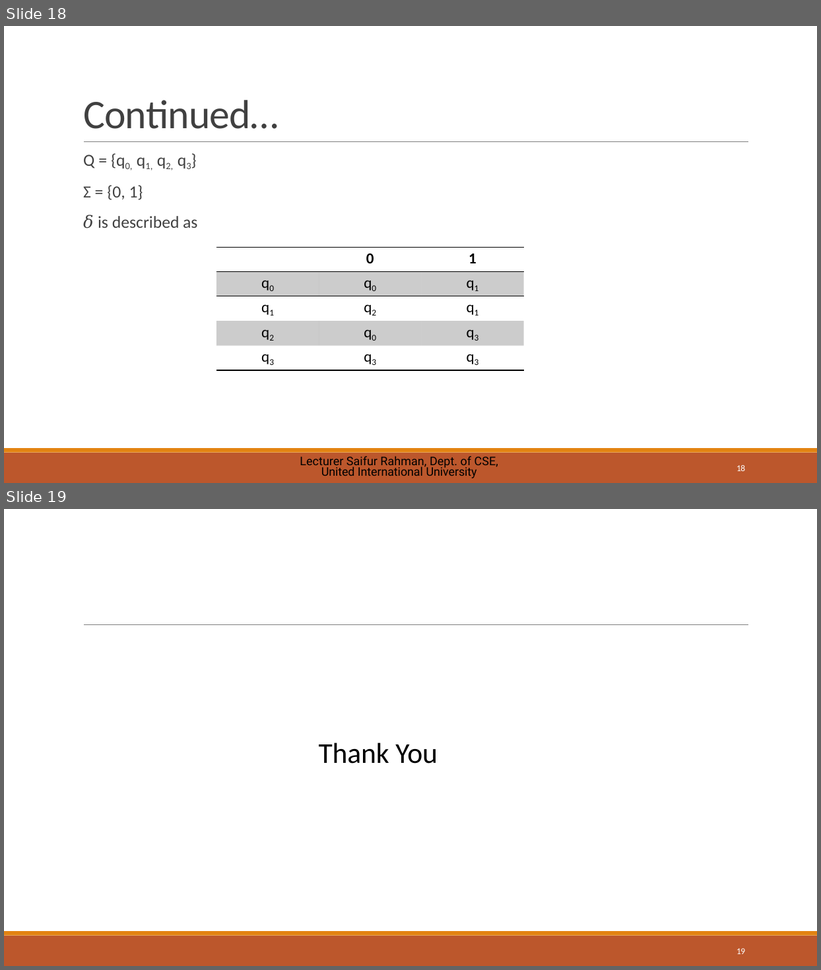
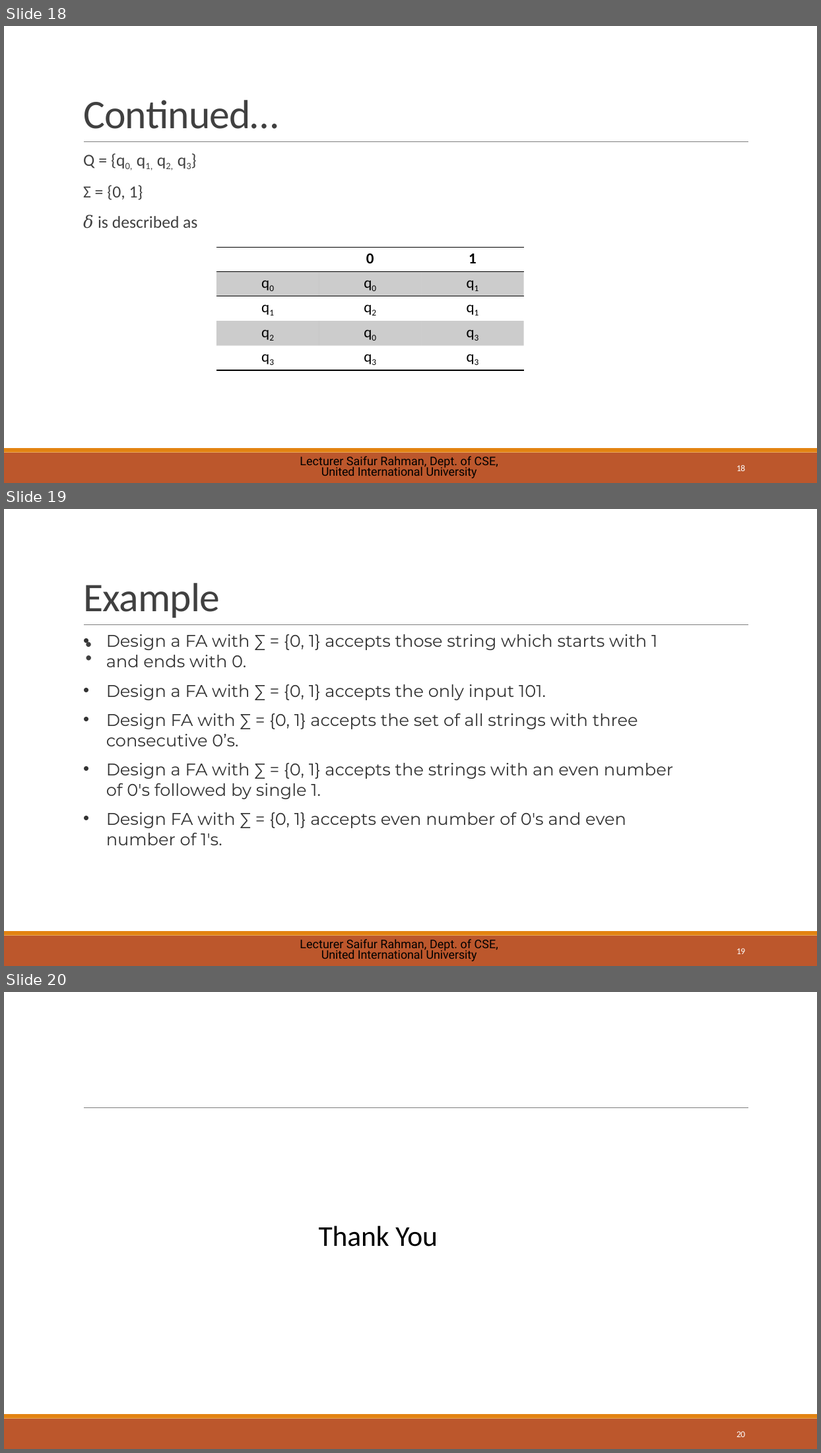
Before and after one commit to saifurrahman1701/UIU-Courses-Materials-, a slide deck: BSCSE/[251] Spring 2025/Theory of Computation_CSE 2233/Slides/02 - Finite Automata.pptx. Shown one above the other, each under a label of ours: slides 18 and 19 before the commit, slides 18, 19 and 20 after it. The pictures are 821x970 and 821x1453 pixels, drawn with LibreOffice and Linux fonts; fonts in the diff are those of the drawing. Boxes give left, top, right and bottom in pixels: in the first picture for what was removed or moved away, otherwise in the second. Text is boxed around its words. In the diff, an @@ line names an element or a change of style, - is before the commit and + after.

Commit message:
12:35 25/02/2025

```diff
--- a/BSCSE/[251] Spring 2025/Theory of Computation_CSE 2233/Slides/02 - Finite Automata.pptx
+++ b/BSCSE/[251] Spring 2025/Theory of Computation_CSE 2233/Slides/02 - Finite Automata.pptx
@@ slide 19 added at (4,509,817,966), background #FFFFFF; not listed: 3 template elements that a slide beside it also shows @@
@@ title added at (83,583,220,618), 48 pt, text #404040 @@
+Example:
@@ text added at (106,634,673,846), 20 pt, text #333333 @@
+• Design a FA with ∑ = {0, 1} accepts those string which starts with 1 and ends with 0.
+• Design a FA with ∑ = {0, 1} accepts the only input 101.
+• Design FA with ∑ = {0, 1} accepts the set of all strings with three consecutive 0’s.
+• Design a FA with ∑ = {0, 1} accepts the strings with an even number of 0's followed by single 1.
+• Design FA with ∑ = {0, 1} accepts even number of 0's and even number of 1's.
@@ text added at (300,939,498,962), 14 pt, text #000000 @@
+Lecturer Saifur Rahman, Dept. of CSE, United International University
@@ page number added at (737,949,745,955), 10.5 pt, text #FFFFFF @@
+19
@@ what was slide 19 is now slide 20 @@
@@ page number at (737,1432,745,1438): text changed @@
-19
+20
```
